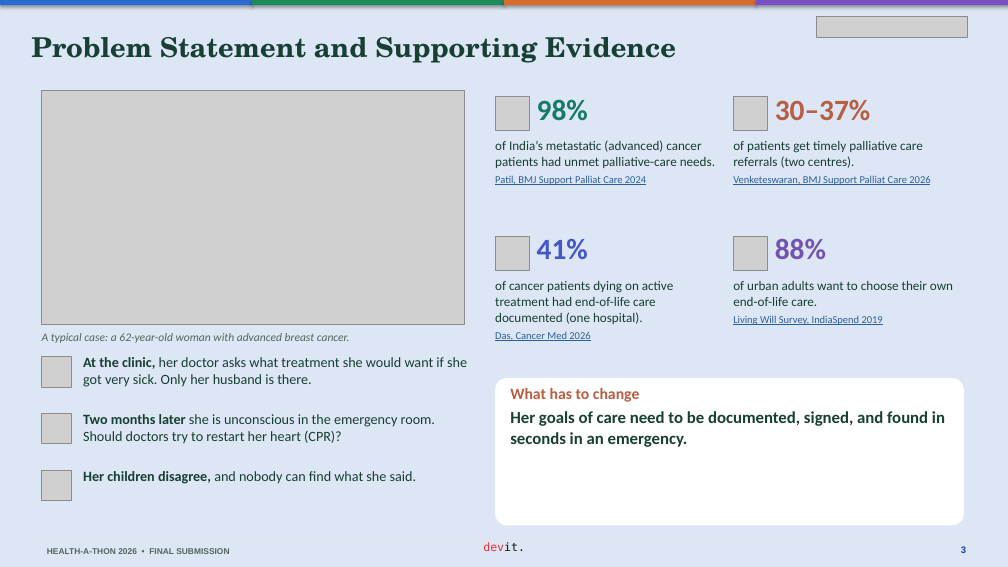
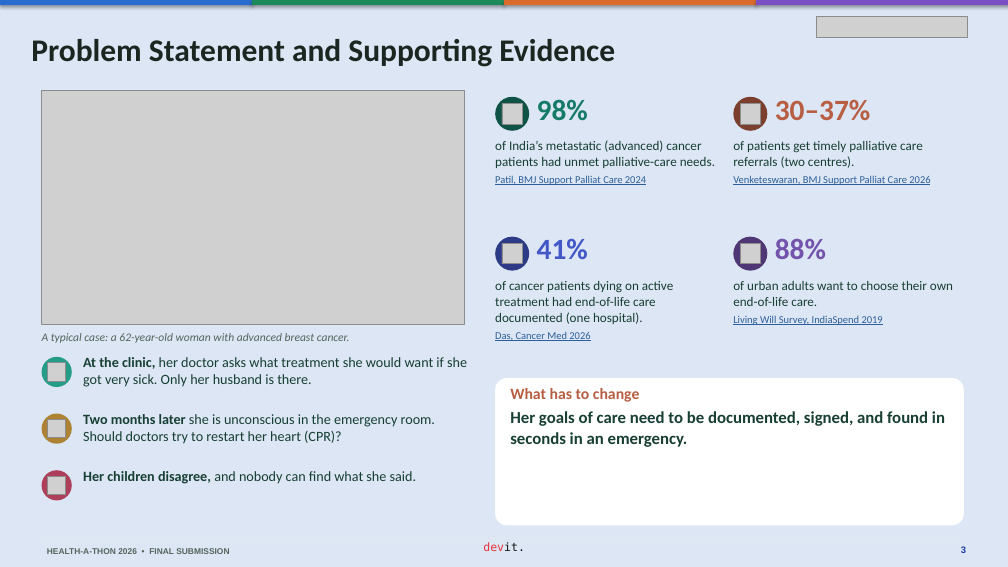
Before and after one commit to basithladdu/healthathon, a slide deck: slide 3 of output/final-submission/Sahara-Final-Presentation.pptx. Drawn at 1008x567 pixels with LibreOffice and Linux fonts; fonts in the diff are those of the drawing; grey boxes stand for pictures. Boxes give left, top, right and bottom in pixels: in the first picture for what was removed or moved away, otherwise in the second. Text is boxed around its words. In the diff, an @@ line names an element or a change of style, - is before the commit and + after.

```diff
--- a/output/final-submission/Sahara-Final-Presentation.pptx
+++ b/output/final-submission/Sahara-Final-Presentation.pptx
@@ text "Problem Statement and Supporting Evidence" at [31, 39, 615, 67]: size 26 to 30 pt, font TeX Gyre Schola to Calibri, text colour #173F33 to #1B2621 @@
@@ picture removed at [495, 97, 529, 131] @@
@@ ellipse added at [495, 97, 529, 131], fill #0E5346 @@
@@ picture added at [502, 104, 523, 124] @@
@@ picture removed at [734, 97, 768, 131] @@
@@ ellipse added at [734, 97, 768, 131], fill #7C3F2D @@
@@ picture added at [740, 104, 761, 124] @@
@@ picture removed at [495, 237, 529, 271] @@
@@ ellipse added at [495, 237, 529, 271], fill #2D3B87 @@
@@ picture removed at [734, 237, 768, 271] @@
@@ ellipse added at [734, 237, 768, 271], fill #4E3774 @@
@@ picture added at [502, 243, 523, 264] @@
@@ picture added at [740, 243, 761, 264] @@
@@ picture removed at [42, 357, 72, 387] @@
@@ ellipse added at [42, 357, 72, 387], fill #249C87 @@
@@ picture added at [48, 363, 66, 381] @@
@@ picture removed at [42, 414, 72, 444] @@
@@ ellipse added at [42, 414, 72, 444], fill #AD8333 @@
@@ picture added at [48, 420, 66, 438] @@
@@ picture removed at [42, 470, 72, 501] @@
@@ ellipse added at [42, 470, 72, 501], fill #AD3F5B @@
@@ picture added at [48, 476, 66, 495] @@
```
Also in this commit, not shown: 12 other slides changed, 3 other files.
